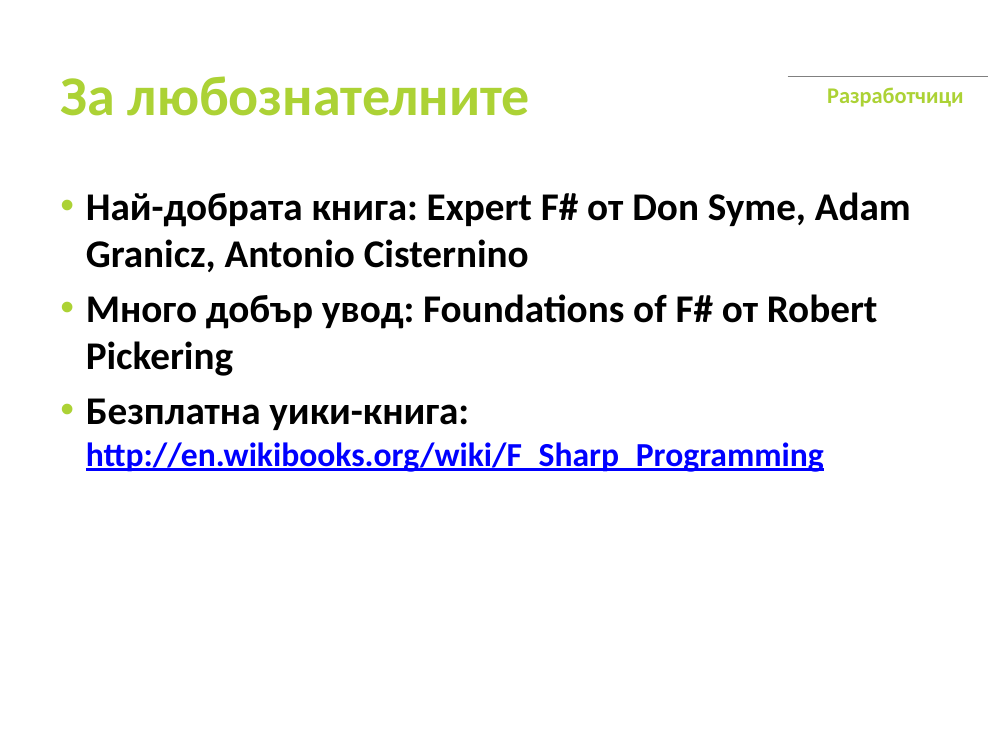
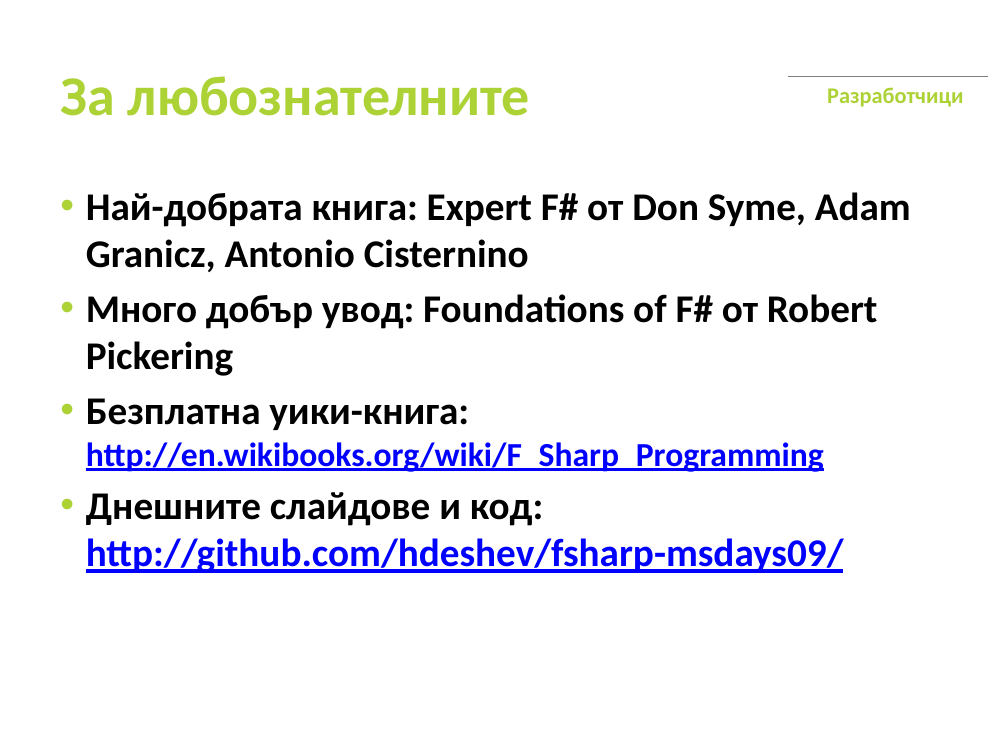
Before and after one commit to hdeshev/fsharp-msdays09, a slide deck: slide 13 of MSDays09_HristoDeshev.pptx. Drawn at 1008x756 pixels with LibreOffice and Linux fonts; fonts in the diff are those of the drawing; background and template pictures are left out. Boxes give left, top, right and bottom in pixels: in the first picture for what was removed or moved away, otherwise in the second. Text is boxed around its words. In the diff, an @@ line names an element or a change of style, - is before the commit and + after.

Commit message:
added github repo url for slide download

```diff
--- a/MSDays09_HristoDeshev.pptx
+++ b/MSDays09_HristoDeshev.pptx
@@ text at (x1=86, y1=492, x2=844, y2=573): paragraph added @@
+• Днешните слайдове и код:
+  http://github.com/hdeshev/fsharp-msdays09/
```
